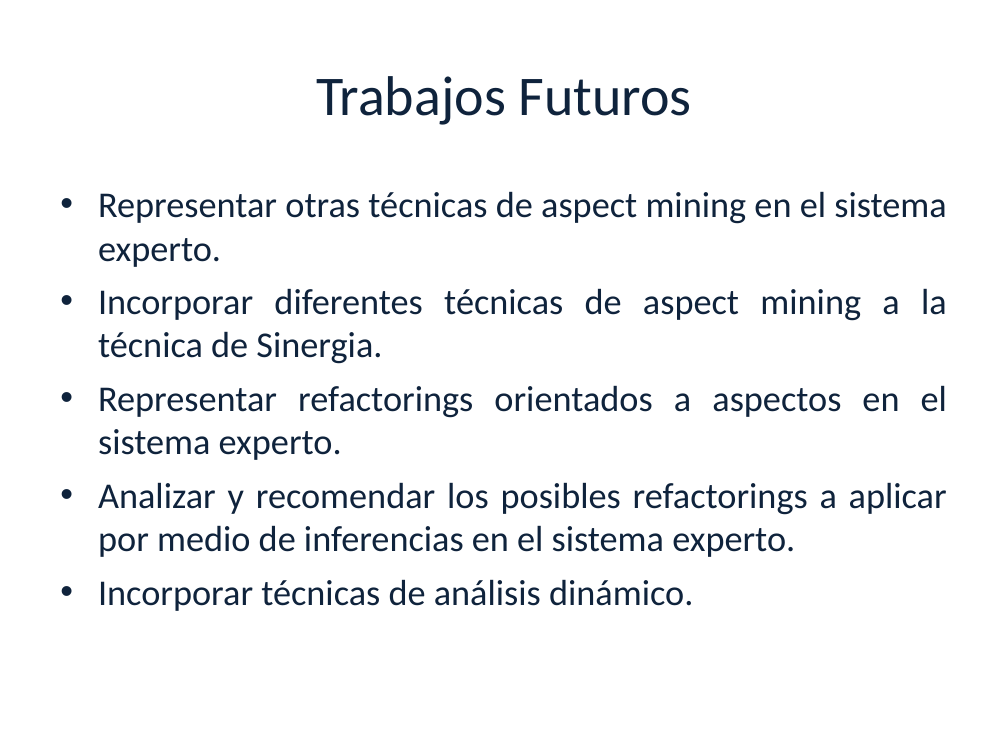
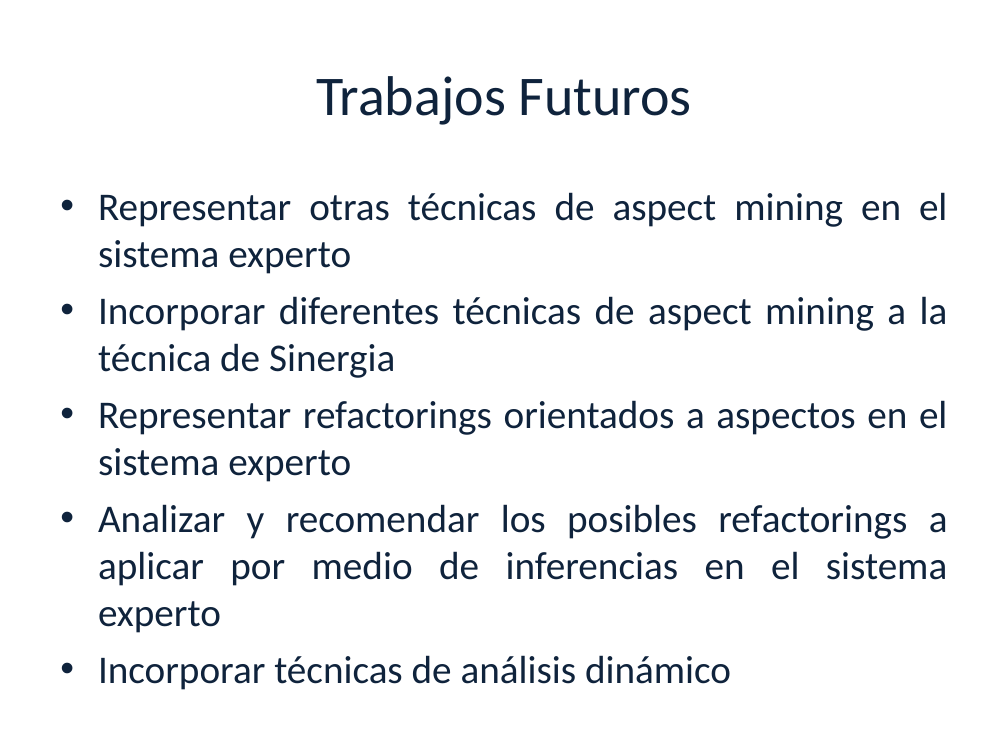
Before and after one commit to luciamasolaP/proyectofinal-informe, a slide deck: slide 35 of presentacion/Tesis.ppt. Drawn at 1008x756 pixels with LibreOffice and Linux fonts; fonts in the diff are those of the drawing; background and template pictures are left out. Boxes give left, top, right and bottom in pixels: in the first picture for what was removed or moved away, otherwise in the second. Text is boxed around its words. In the diff, an @@ line names an element or a change of style, - is before the commit and + after.

```diff
--- a/presentacion/Tesis.ppt
+++ b/presentacion/Tesis.ppt
@@ text at [98,192,948,690]: text changed; size 25.9 to 28 pt @@
-• Representar otras técnicas de aspect mining en el sistema experto.
-• Incorporar diferentes técnicas de aspect mining a la técnica de Sinergia.
-• Representar refactorings orientados a aspectos en el sistema experto.
-• Analizar y recomendar los posibles refactorings a aplicar por medio de inferencias en el sistema experto.
-• Incorporar técnicas de análisis dinámico.
+• Representar otras técnicas de aspect mining en el sistema experto
+• Incorporar diferentes técnicas de aspect mining a la técnica de Sinergia
+• Representar refactorings orientados a aspectos en el sistema experto
+• Analizar y recomendar los posibles refactorings a aplicar por medio de inferencias en el sistema experto
+• Incorporar técnicas de análisis dinámico
```
Also in this commit, not shown: 29 other slides changed, 4 slides added, 4 slides removed, 1 other file.
